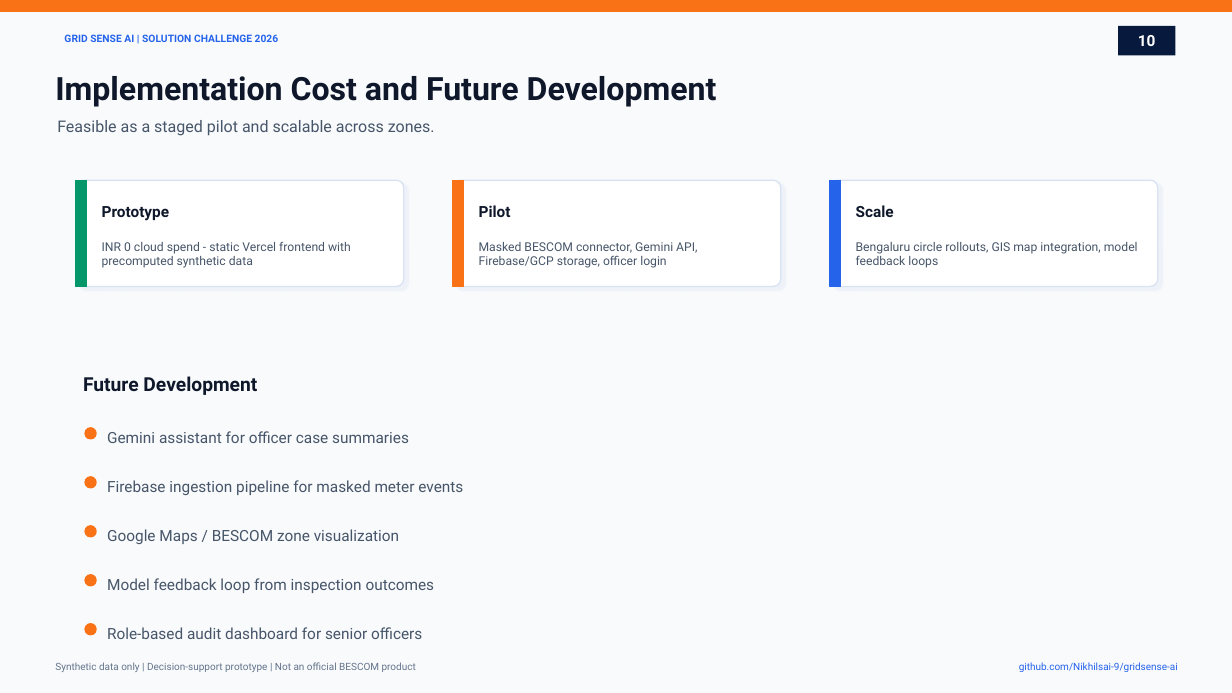
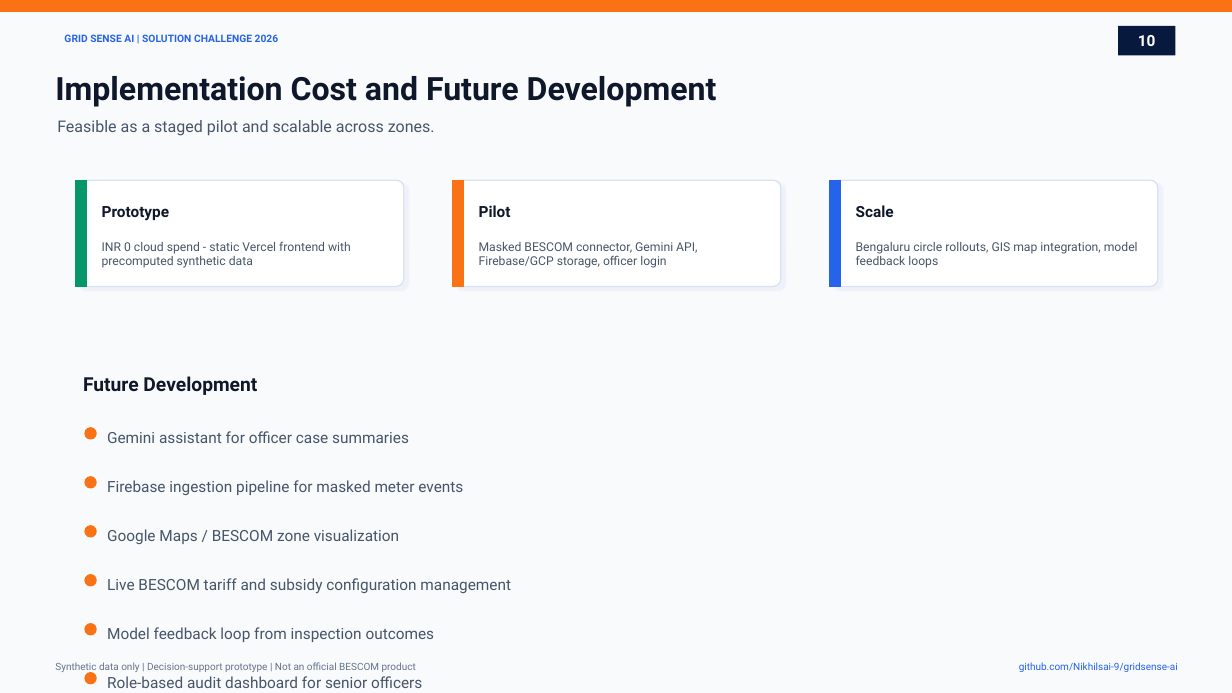
Before and after one commit to Nikhilsai-9/gridsense-ai, a slide deck: slide 10 of submission-deck/GridSense_AI_Prototype_Submission.pptx. Drawn at 1232x693 pixels with LibreOffice and Linux fonts; fonts in the diff are those of the drawing. Boxes give left, top, right and bottom in pixels: in the first picture for what was removed or moved away, otherwise in the second. Text is boxed around its words. In the diff, an @@ line names an element or a change of style, - is before the commit and + after.

Commit message:
Add Karnataka data, tariff engine, and scenario simulator

```diff
--- a/submission-deck/GridSense_AI_Prototype_Submission.pptx
+++ b/submission-deck/GridSense_AI_Prototype_Submission.pptx
@@ text added at box(107, 578, 511, 594), 12 pt, text #475569 @@
+Live BESCOM tariff and subsidy configuration management
@@ text "Model feedback loop from inspection ...": place and size @@
-text "Model feedback loop from inspection ..." at box(107, 578, 435, 593)
+text "Model feedback loop from inspection ..." at box(107, 627, 435, 642)
@@ ellipse added at box(85, 673, 96, 684), fill #F97316, outline #F97316 1 pt @@
@@ text "Role-based audit dashboard for senior ...": place and size @@
-text "Role-based audit dashboard for senior ..." at box(107, 627, 422, 639)
+text "Role-based audit dashboard for senior ..." at box(107, 676, 422, 688)
```
Also in this commit, not shown: 5 other slides changed, 19 other files.
